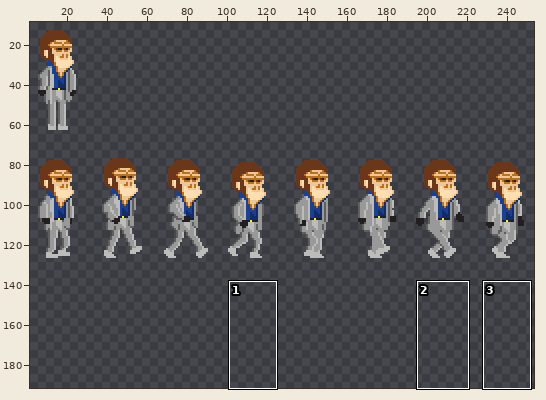
Two states of a sprite sheet, ressources/images/characters/gorilla_mob4_walk.png. The picture above shows the old version from afar; the outline marks the close-up.
Close-up. Before the edit:
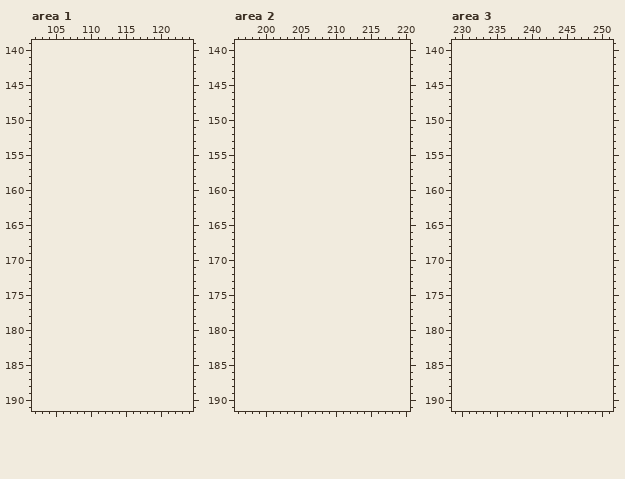
The file is 256x128 pixels. Colours within 5 levels of each other are drawn and written as one. Shown: area 1: x 102..124, y 139..191; area 2: x 196..220, y 139..191; area 3: x 229..251, y 139..191. The old version is drawn lined up with the new one, on the new canvas. The wide view leaves out empty margins. The commit also changed other parts of the picture, which this record leaves out.
Palette (. is transparent): 
And afterwards:
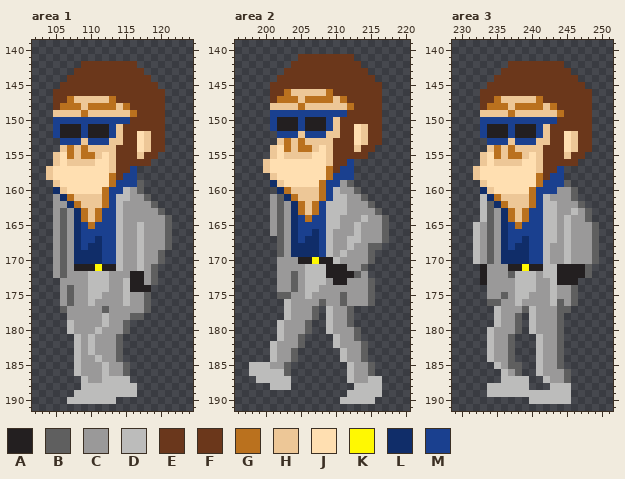
Colours new in this view: A #231f20  B #5f5f5f  C #9a9999  D #bcbcbb  E #6b371bf9  F #6b371b  G #ba711e  H #edc797  J #ffdfb1  K #fff802  L #102d69  M #1a408f
Difference:
canvas 256x128 -> 256x192, the old top-left corner now at 0,4
Changed rows in their new state; - is an unchanged pixel.
Area 1:
first column x 104:
142 -----FFFFFFFF-----
143 ----FFFFFFFFFF----
144 ---FFFFFFFFFFFF---
145 --FFFFFFFFFFFFFF--
146 -FFFFFFFFFFFFFFFF-
147 -FFGHHHHHGFFFFFFF-
148 -FGGGHGGGGHGFFFFF-
149 -HHHHGHHHHHHGFFFF-
150 -MMMMMMMMMMMFFFFF-
151 -MAAAMAAAMHFFFFFF-
152 -MAAAMAAAMHFFJHFF-
153 --MMMHMMMHHFFJHFF-
154 --HGHGHHHHFFFJHFF-
155 -HJGHGGHJHFFFHFF--
156 -HJHHHHJJHFFFFE---
157 HJJJJJJJJHFFM-----
158 HJJJJJJJJGFMM-----
159 -HJJJJJJJGMMMB----
160 -LHJJJJJGMMDCB----
161 -CLGHHHHGMDDCCB---
162 -CCLGHHHGMDCCCCB--
163 -CBCLGHGMMDCCCCCB-
164 -CBCLGHGMMDCCCCCCB
165 -CBCLMGMMMDCCDCCCB
166 -CBCLMMMMMDCCDCCCB
167 -CBCLMMLMMDCCDCCCB
168 -CBCLMLLMMDCCDCCCB
169 -CBCLLLLMMDCCDCCB-
170 -CBCLLLLMMDCCDCCB-
171 -CBCAAAKAADCCDCB--
172 -CBCCCDDDCCCAACB--
173 --CCCCDDDCCDAACB--
174 --CBCCDDDCCDAAA---
175 --CBCCDDCCCDCCB---
176 --CBCCDCCCCDCCB---
177 --BCCCCCBCCCCCB---
178 ---CCCCCDCCCBB----
179 ---DCCCCDCCB------
180 ---DCCCDCCCB------
181 ----DCDCCCB-------
182 ----DCDCCCB-------
183 ----DCDCCCB-------
184 ----DCCDCCB-------
185 ----DCCCDCCB------
186 ----DCCCDCCB------
187 -----DCCDDDD------
188 -----DDDDDDDD-----
189 ----DDDDDDDDD-----
190 ---DDDDDDD--------
Area 2:
first column x 198:
141 -------FFFFFFFF-----
142 ------FFFFFFFFFF----
143 -----FFFFFFFFFFFF---
144 ----FFFFFFFFFFFFFF--
145 ---FFFFFFFFFFFFFFFF-
146 ---FFGHHHHHGFFFFFFF-
147 ---FGGGHGGGGHGFFFFF-
148 ---HHHHGHHHHHHGFFFF-
149 ---MMMMMMMMMMMFFFFF-
150 ---MAAAMAAAMHFFFFFF-
151 ---MAAAMAAAMHFFJHFF-
152 ----MMMHMMMHHFFJHFF-
153 ----HGHGHHHHFFFJHFF-
154 ---HJGHGGHJHFFFHFF--
155 ---HJHHHHJJHFFFFF---
156 --HJJJJJJJJHFFM-----
157 --HJJJJJJJJGFMM-----
158 ---HJJJJJJJGMMM-----
159 ---LHJJJJJGMMCB-----
160 ----LGHHHHGMDCCB----
161 ---CBLGHHHGMDDCCB---
162 ---CBCLGHGMDDDCCCB--
163 ---CBCLGHGMDDDCCCCB-
164 ---CBCLMGMMDDCCCDCCB
165 ---CBCLMMMMDDCCDCCCB
166 ---CBCLMMLMDCCCDCCCB
167 ----BCLMLLMDCCDDCCCB
168 ----BCLLLLMDCCDCCBB-
169 ----BCLLLLMDCDCCCB--
170 ----CCCAAKAADCCCCB--
171 ----CCCCDDDAAACCB---
172 ----CCBCDDDAAAABC---
173 ----CCBCDDDCAACCCB--
174 ----CCBCDDCCCCCCCB--
175 ----BBCCDCCCCBCCCB--
176 -----DCCCCBCCBCCCB--
177 -----DCCCB-DCCB-----
178 -----DCCCB-DCCB-----
179 ----DCCCB--DCCB-----
180 ----DCCCB--DCCCB----
181 ----DCCB----DCCB----
182 ---DCCCB----DCCCB---
183 ---DCCB------DCCB---
184 ---DCCB------DCCB---
185 DDDCCB--------DCCB--
186 DDDDDB--------DCCB--
187 -DDDDD--------DCCDD-
188 ---DDD---------DDDD-
189 --------------DDDDD-
190 -------------DDDDD--
Area 3:
first column x 232:
142 -----FFFFFFFF-----
143 ----FFFFFFFFFF----
144 ---FFFFFFFFFFFF---
145 --FFFFFFFFFFFFFF--
146 -FFFFFFFFFFFFFFFF-
147 -FFGHHHHHGFFFFFFF-
148 -FGGGHGGGGHGFFFFF-
149 -HHHHGHHHHHHGFFFF-
150 -MMMMMMMMMMMFFFFF-
151 -MAAAMAAAMHFFFFFF-
152 -MAAAMAAAMHFFJHFF-
153 --MMMHMMMHHFFJHFF-
154 --HGHGHHHHFFFJHFF-
155 -HJGHGGHJHFFFHFF--
156 -HJHHHHJJHFFFFF---
157 HJJJJJJJJHFFM-----
158 HJJJJJJJJGFMM-----
159 -HJJJJJJJGMMMB----
160 -LHJJJJJGMMMCCB---
161 -DLGHHHHGMDCCCB---
162 -DBLGHHHGMDDCCCB--
163 -DBCLGHGMMDDCCDCB-
164 -DBCLGHGMMDDCDCCB-
165 DCBCLMGMMMDDCDCCCB
166 DCBCLMMMMMDDCDCCCB
167 DCBCLMMLMMDDCDCCCB
168 DCBCLMLLMMDCCDCCCB
169 DCBCLLLLMMDCCDCCCB
170 DCBCLLLLMMDCCDCCCB
171 -ACCCAAKAADDAAAAB-
172 -ACCCBDDDCDDAAAAB-
173 -ACCCCDDDCCDAAA---
174 --CCCCDDDCCDCCB---
175 --CCBCDDCCCDCCB---
176 --BBCCDCCCCDBCB---
177 ---DCCCBDCCCBB----
178 ---DCCB-DCCCB-----
179 ---DCCB-DCCCB-----
180 --DCCCB-DCCCB-----
181 --DCCB---DCCB-----
182 --DCCB---DCCB-----
183 --DCCB---DCCB-----
184 --DCCB---DCCB-----
185 ---DCBB--DCCB-----
186 ----DCB--DCCCB----
187 ----DDDD--DCCB----
188 --DDDDDD---DDD----
189 --DDDDDDDDDDDD----
190 --------DDDDDD----
Pixel boxes of the changes (left, top, right, bottom) in both close-ups:
added: (46, 61, 172, 404)
added: (249, 54, 389, 404)
added: (473, 61, 599, 404)
